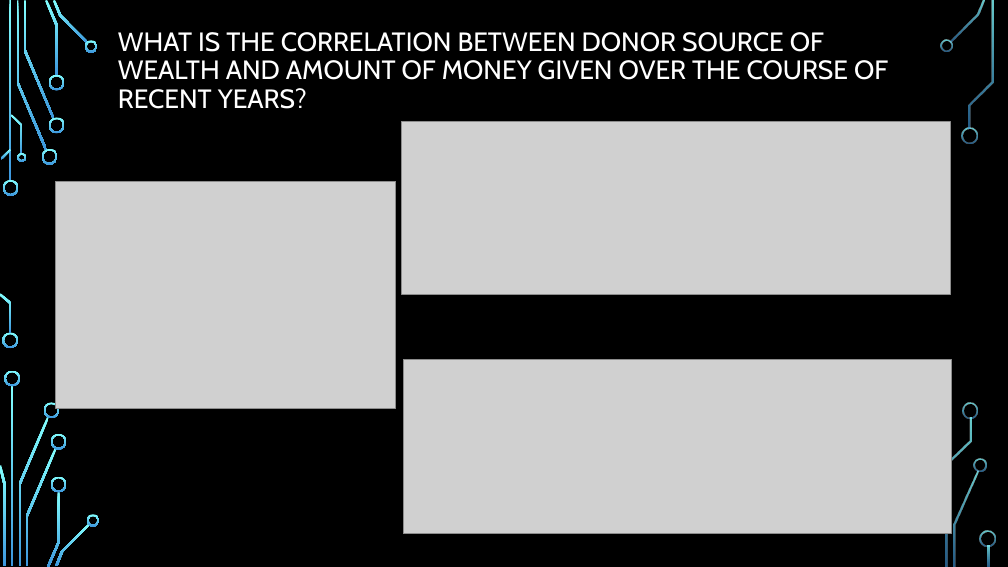
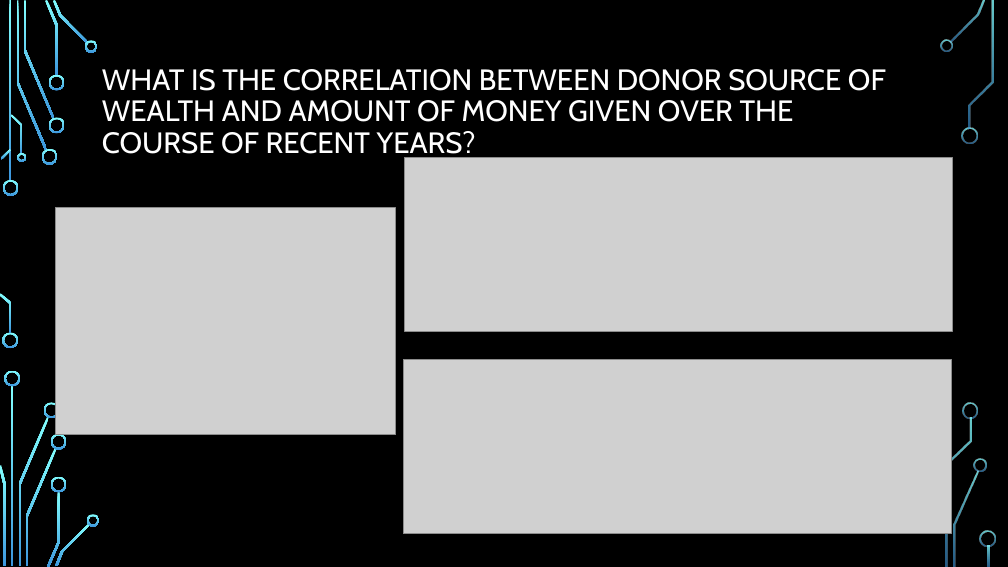
Before and after one commit to kjwunderlich/project-one---sphinx, a slide deck: slide 8 of Team_Sphinx_Presentation_20181011.pptx. Drawn at 1008x567 pixels with LibreOffice and Linux fonts; fonts in the diff are those of the drawing; grey boxes stand for pictures; background and template pictures are left out. Boxes give left, top, right and bottom in pixels: in the first picture for what was removed or moved away, otherwise in the second. Text is boxed around its words. In the diff, an @@ line names an element or a change of style, - is before the commit and + after.

```diff
--- a/Team_Sphinx_Presentation_20181011.pptx
+++ b/Team_Sphinx_Presentation_20181011.pptx
@@ title "WHAT IS THE CORRELATION BETWEEN ...": place and size @@
-title "WHAT IS THE CORRELATION BETWEEN ..." at (118, 32, 888, 109)
+title "WHAT IS THE CORRELATION BETWEEN ..." at (102, 69, 886, 160)
@@ title "WHAT IS THE CORRELATION BETWEEN ..." at (102, 69, 886, 160): size 25.2 to 28 pt @@
@@ picture: place and size @@
-picture at (402, 121, 950, 295)
+picture at (405, 157, 953, 331)
@@ picture: place and size @@
-picture at (55, 181, 395, 408)
+picture at (55, 208, 395, 435)
```
Also in this commit, not shown: 12 other slides changed.
